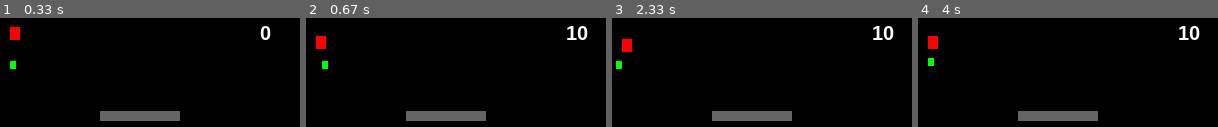
Above: before the commit, frames 1-4 (left to right).
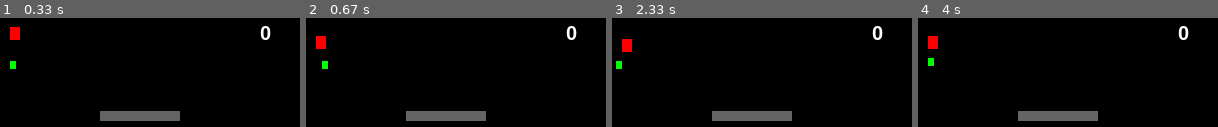
Above: after the commit, the same moments.

Repository: arto-pihlaja/pygame1
Game: pygame game, started from firstgame.py
Two runs of this game, one before a commit and one after it. Both use one fixed random seed, a clock stepped at 60 frames per second and the inputs below.
Inputs:
- Up to frame 1 (0.33 s): no input
- Up to frame 2 (0.67 s): hold Right from 0.33 s (still down)
- Up to frame 3 (2.33 s): release Right at 0.8 s; hold Up 0.83-1.13 s; hold Right 1.17-1.63 s; tap Y at 1.67 s; hold Left from 2.07 s (still down)
- Up to frame 4 (4 s): release Left at 2.6 s; hold Down 2.63-2.93 s; tap Y at 3.4 s; hold Up from 3.8 s (still down)

Frame 1 is identical in both runs. In frame 2, 0.6% of the frame differs, in the area x 86-94%, y 7-21%; in frame 3, 0.6%; in frame 4, 0.6%.

Commit message:
adjusted unit tests

Diff:
--- a/firstgame.py
+++ b/firstgame.py
@@ -304,6 +304,11 @@
         pg.display.update()
 
 class GameDriver():
+    FREQ_SNAKE_SPAWN = 300
+    FREQ_OBSTACLE_ADD = 200
+    FREQ_OBSTACLE_MOVE = 40
+    FREQ_SNAKE_GROW = 50
+    FREQ_SCORE_ADD = 10
     def __init__(self, sp):
         self.field = sp
         self.hero = FgHero(self.field, 10, 50, 6, 8)
@@ -316,19 +321,19 @@
     def updateGame(self):
         heroCaught = self.moveCharacters()
         self.frame +=1
-        if self.frame % 50 == 0:
+        if self.frame % self.FREQ_SNAKE_GROW == 0:
             for s in self.characters["snakes"]:
                 s.grow()
                 s.speedUp()
 
-        if self.frame % 200 == 0:
+        if self.frame % self.FREQ_SNAKE_SPAWN == 0:
             self.characters["snakes"].append(Snake(self.field, 0, 0, 10, 10))
 
-        if self.frame % 50 == 0:
+        if self.frame % self.FREQ_OBSTACLE_MOVE == 0:
             for o in self.characters["obstacles"]:
                 o.move(self.characters)
 
-        if self.frame % 200 == 0:
+        if self.frame % 200 == self.FREQ_OBSTACLE_ADD:
             self.characters["obstacles"].append(Obstacle(self.field, 0, 30, 80,10))
 
         self.updateScore()
@@ -337,7 +342,6 @@
 
     def moveCharacters(self):
         self.field.clearCharacters()
-        self.frame +=1
 
         self.characters["hero"].move()
         self.characters["hero"].draw()
@@ -354,7 +358,7 @@
         return heroCaught
 
     def updateScore(self):
-        if self.frame % 10 == 0:
+        if self.frame % self.FREQ_SCORE_ADD == 0:
             self.score += 10
         self.field.showScore(self.score)
 
--- a/test_first_game.py
+++ b/test_first_game.py
@@ -97,12 +97,14 @@
 
     @mock.patch.object(fg.FgHero, "move")
     @mock.patch.object(fg.GameCharacter, "draw")
-    def test_movecharacters(self, mock_move, mock_draw):
-        for i in range(0,40):
-            self.gd.moveCharacters()
-        self.assertEqual(self.gd.score,40,"Failed to count score")
+    def test_updateGame(self, mock_move, mock_draw):
+        times = 2*self.gd.FREQ_SNAKE_GROW
+        for i in range(0,2*self.gd.FREQ_SNAKE_GROW):
+            self.gd.updateGame()
+
+        self.assertEqual(self.gd.score,100,"Failed to count score")
         for s in self.gd.characters["snakes"]:
-            self.assertEqual(s.speed, 4, "Failed speeding up snake")
+            self.assertEqual(s.speed, 5, "Failed speeding up snake")
             self.assertEqual(s.length,5, "Failed growing snake")
 
     @mock.patch.object(pg.event, "get")
